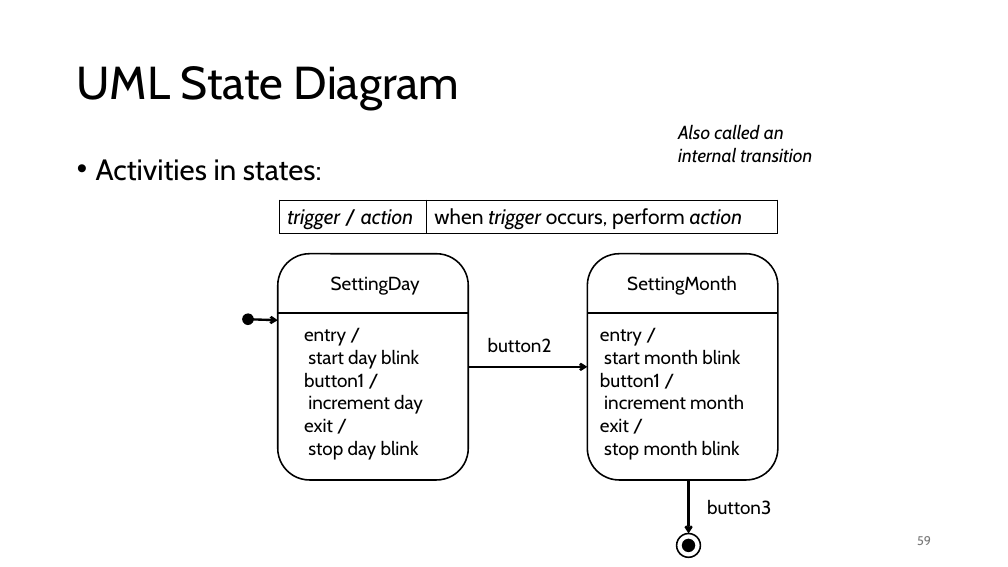
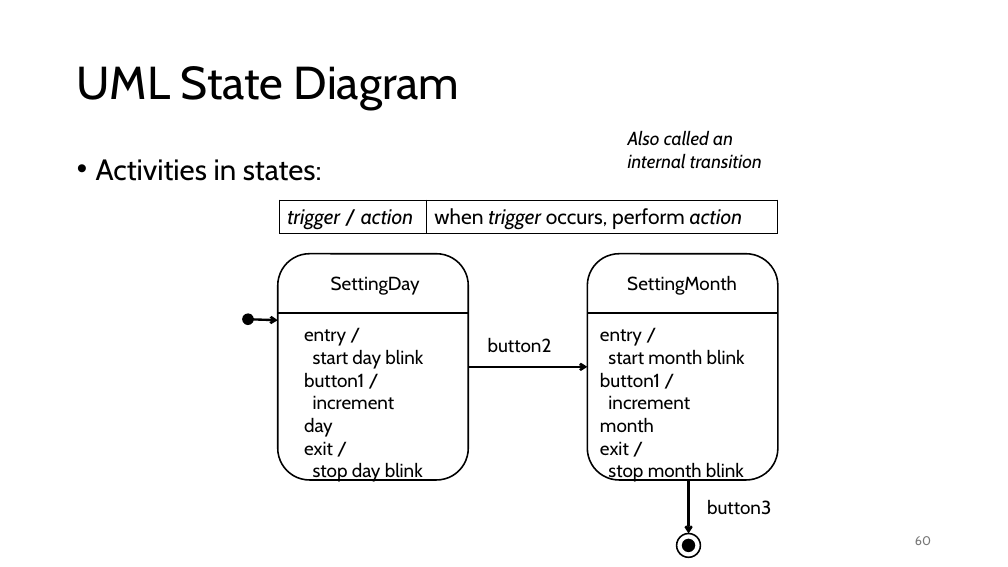
Before and after one commit to ualberta-cmput301/ualberta-cmput301.github.io, a slide deck: slide 60 of content/general/slides/2026 Revisions/03 Requirements.pptx (slide 59 before the commit). Drawn at 1008x567 pixels with LibreOffice and Linux fonts; fonts in the diff are those of the drawing. Boxes give left, top, right and bottom in pixels: in the first picture for what was removed or moved away, otherwise in the second. Text is boxed around its words. In the diff, an @@ line names an element or a change of style, - is before the commit and + after.

```diff
--- a/content/general/slides/2026 Revisions/03 Requirements.pptx
+++ b/content/general/slides/2026 Revisions/03 Requirements.pptx
@@ text "Also called an internal transition": place and size @@
-text "Also called an internal transition" at bbox=[678, 124, 812, 163]
+text "Also called an internal transition" at bbox=[628, 130, 762, 169]
@@ text "entry / start day blink" rewrapped from bbox=[304, 329, 423, 460] to bbox=[304, 329, 423, 482] @@
@@ text "entry / start month blink" rewrapped from bbox=[600, 329, 744, 460] to bbox=[600, 329, 745, 483] @@
@@ page number at bbox=[915, 536, 931, 545]: text changed @@
-59
+60
```
Also in this commit, not shown: 10 other slides changed, 1 slide added, 1 other file.
